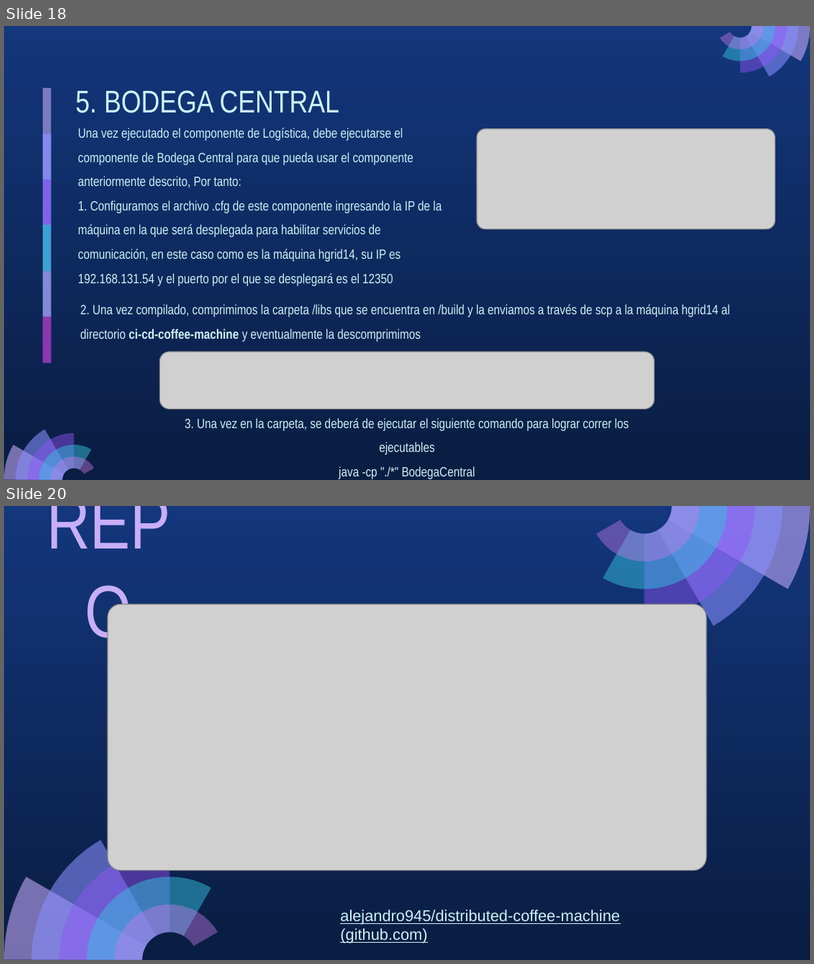
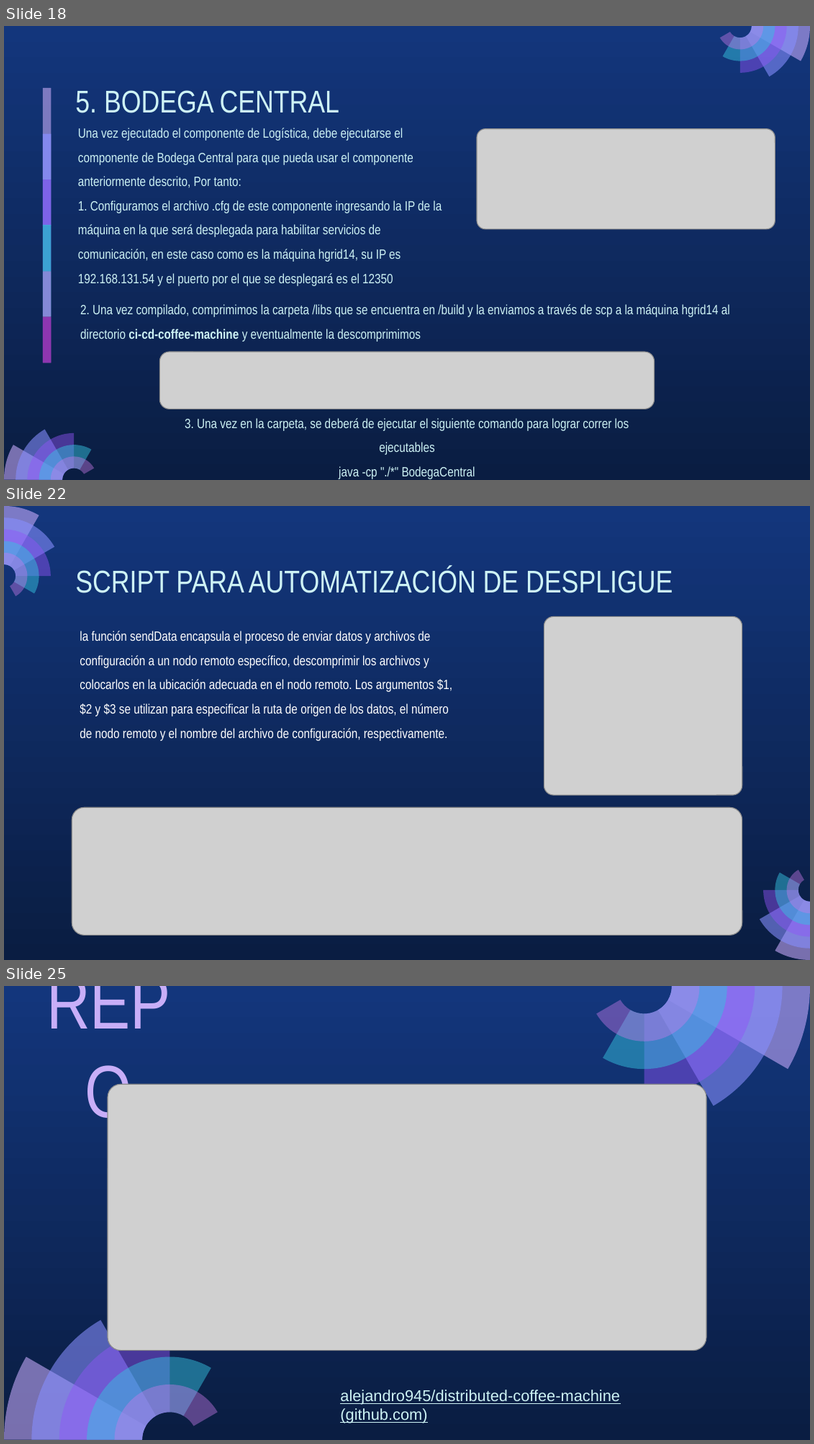
Before and after one commit to alejandro945/distributed-coffee-machine, a slide deck: docs/Despliegue CM.pptx. Shown one above the other, each under a label of ours: slides 18 and 20 before the commit, slides 18, 22 and 25 after it; the slides between them are not shown. The pictures are 814x964 and 814x1444 pixels, drawn with LibreOffice and Linux fonts; fonts in the diff are those of the drawing; grey boxes stand for pictures. Boxes give left, top, right and bottom in pixels: in the first picture for what was removed or moved away, otherwise in the second. Text is boxed around its words. In the diff, an @@ line names an element or a change of style, - is before the commit and + after.

Commit message:
broker and proxy deploy specified. Bash script added to slides

```diff
--- a/docs/Despliegue CM.pptx
+++ b/docs/Despliegue CM.pptx
@@ slide 22 added at bbox=[4, 506, 810, 960], background gradient #13367C to #0A1D42 @@
@@ group added at bbox=[4, 506, 55, 596]: 5 freeform shapes @@
@@ title added at bbox=[75, 567, 673, 593], 28 pt, text #CEF3F5 @@
+SCRIPT PARA AUTOMATIZACIÓN DE DESPLIGUE
@@ text added at bbox=[80, 631, 453, 741], 12 pt, text #FFFFFF @@
+la función sendData encapsula el proceso de enviar datos y archivos de configuración a un nodo remoto específico, descomprimir los archivos y colocarlos en la ubicación adecuada en el nodo remoto. Los argumentos $1, $2 y $3 se utilizan para especificar la ruta de origen de los datos, el número de nodo remoto y el nombre del archivo de configuración, respectivamente.
@@ picture added at bbox=[544, 616, 743, 795] @@
@@ picture added at bbox=[72, 808, 743, 935] @@
@@ group added at bbox=[759, 870, 810, 960]: 5 freeform shapes @@
@@ what was slide 20 is now slide 25 @@
```
Also in this commit, not shown: 1 slide changed, 4 other slides added, 1 other file.
